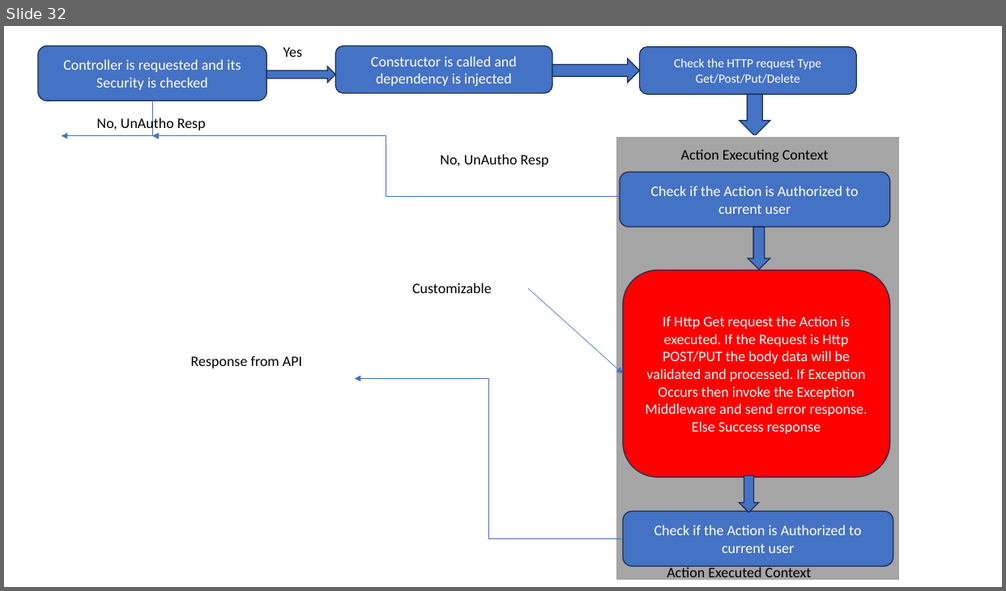
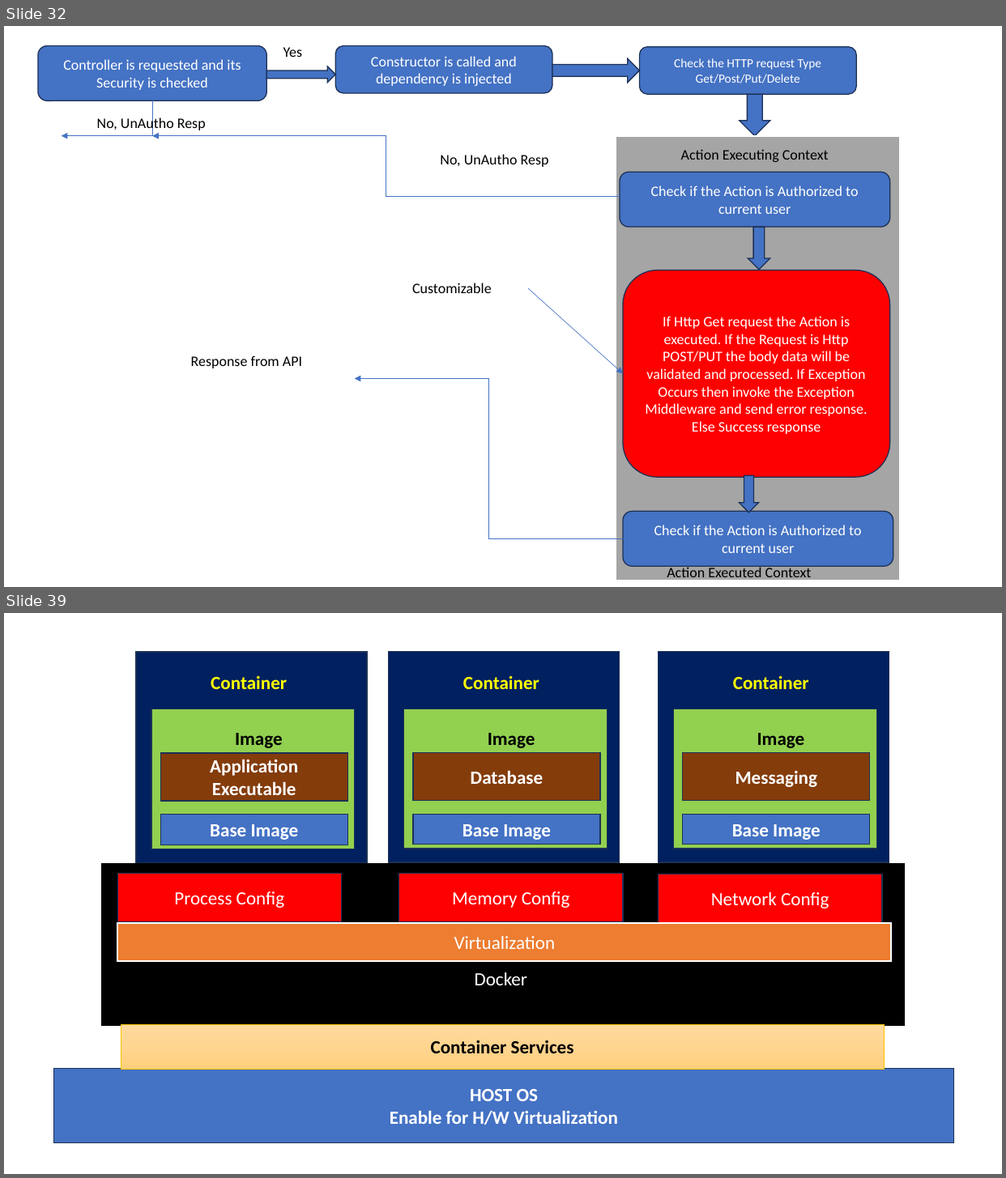
Before and after one commit to maheshsabnis/NetAppsNice, a slide deck: ppts.pptx. Shown one above the other, each under a label of ours: slide 32 before the commit, slides 32 and 39 after it; the slides between them are not shown. The pictures are 1006x591 and 1006x1178 pixels, drawn with LibreOffice and Linux fonts; fonts in the diff are those of the drawing. Boxes give left, top, right and bottom in pixels: in the first picture for what was removed or moved away, otherwise in the second. Text is boxed around its words. In the diff, an @@ line names an element or a change of style, - is before the commit and + after.

```diff
--- a/ppts.pptx
+++ b/ppts.pptx
@@ slide 39 added at <box>4,613,1002,1174</box>, background #FFFFFF @@
@@ rectangle added at <box>137,652,368,863</box>, fill #002060, outline #1E3256 1 pt @@
@@ rectangle added at <box>389,652,620,863</box>, fill #002060, outline #1E3256 1 pt @@
@@ rectangle added at <box>658,652,889,863</box>, fill #002060, outline #1E3256 1 pt @@
@@ text added at <box>211,676,287,689</box>, 18 pt, text #FFFF00, bold @@
+Container
@@ text added at <box>463,676,539,689</box>, 18 pt, text #FFFF00, bold @@
+Container
@@ text added at <box>733,676,809,689</box>, 18 pt, text #FFFF00, bold @@
+Container
@@ rectangle added at <box>151,709,355,850</box>, fill #92D050, outline #1E3256 1 pt @@
@@ rectangle added at <box>404,709,607,849</box>, fill #92D050, outline #1E3256 1 pt @@
@@ rectangle added at <box>674,709,877,849</box>, fill #92D050, outline #1E3256 1 pt @@
@@ text added at <box>235,733,283,748</box>, 18 pt, text #000000, bold @@
+Image
@@ text added at <box>488,733,535,748</box>, 18 pt, text #000000, bold @@
+Image
@@ text added at <box>757,733,805,748</box>, 18 pt, text #000000, bold @@
+Image
@@ rectangle added at <box>160,753,347,801</box>, fill #843C0B, outline #1E3256 1 pt, 18 pt, text #FFFFFF, bold @@
+Application Executable
@@ rectangle added at <box>414,753,601,801</box>, fill #843C0B, outline #1E3256 1 pt, 18 pt, text #FFFFFF, bold @@
+Database
@@ rectangle added at <box>683,753,870,801</box>, fill #843C0B, outline #1E3256 1 pt, 18 pt, text #FFFFFF, bold @@
+Messaging
@@ rectangle added at <box>160,815,347,845</box>, fill #4472C4, outline #1E3256 1 pt, 18 pt, text #FFFFFF, bold @@
+Base Image
@@ rectangle added at <box>414,815,601,845</box>, fill #4472C4, outline #1E3256 1 pt, 18 pt, text #FFFFFF, bold @@
+Base Image
@@ rectangle added at <box>683,815,870,845</box>, fill #4472C4, outline #1E3256 1 pt, 18 pt, text #FFFFFF, bold @@
+Base Image
@@ rectangle added at <box>101,864,904,1025</box>, fill #000000, outline #000000 1 pt, 18 pt, text #FFFFFF @@
+Docker
@@ rectangle added at <box>117,874,342,922</box>, fill #FF0000, outline #1E3256 1 pt, 18 pt, text #FFFFFF @@
+Process Config
@@ rectangle added at <box>399,874,623,922</box>, fill #FF0000, outline #1E3256 1 pt, 18 pt, text #FFFFFF @@
+Memory Config
@@ rectangle added at <box>658,875,882,923</box>, fill #FF0000, outline #1E3256 1 pt, 18 pt, text #FFFFFF @@
+Network Config
@@ rectangle added at <box>117,923,892,961</box>, fill #ED7D31, outline #FFFFFF 1.5 pt, 18 pt, text #FFFFFF @@
+Virtualization
@@ rectangle added at <box>121,1024,884,1069</box>, fill gradient #FFDB9E to #FFD590 to #FFD07C, outline #FFC000 0.5 pt, 18 pt, text #000000, bold @@
+Container Services
@@ rectangle added at <box>53,1069,954,1143</box>, fill #4472C4, outline #1E3256 1 pt, 18 pt, text #FFFFFF, bold @@
+HOST OS
+Enable for H/W Virtualization
```
Also in this commit, not shown: 6 other slides added, 42 other files.
